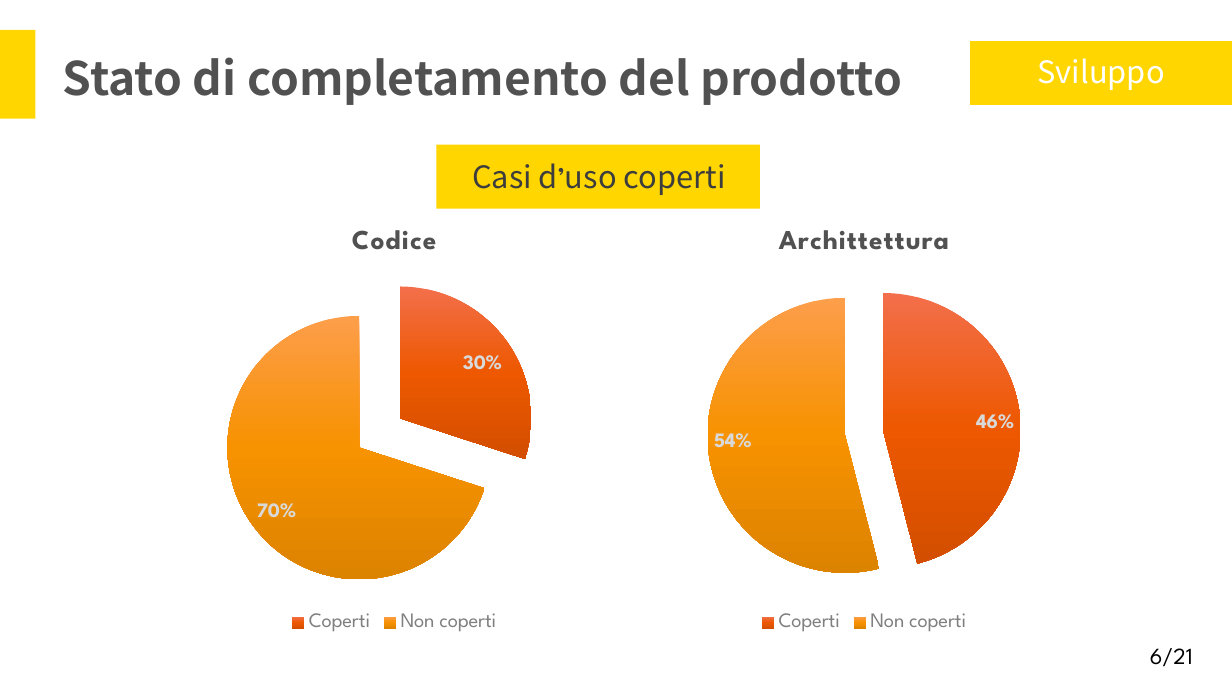
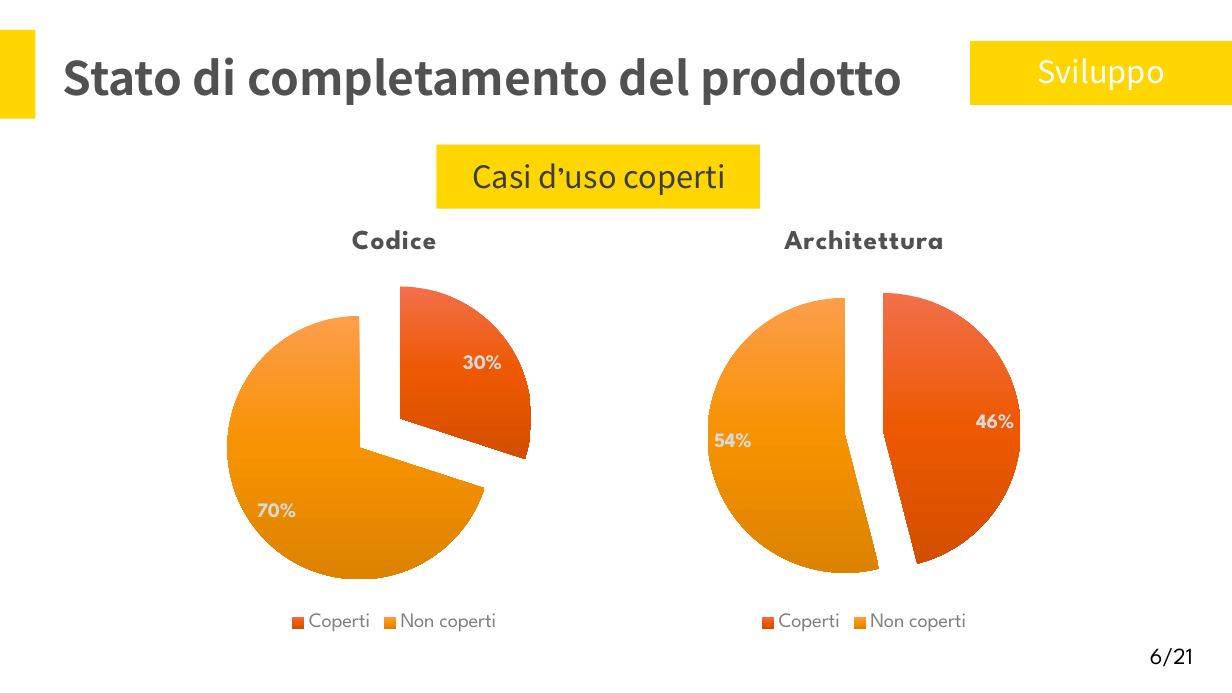
Before and after one commit to Italiaracerx/progettoSWE, a slide deck: slide 6 of Presentazioni/Presentazioni PQ/Presentazione RQ.pptx. Drawn at 1232x693 pixels with LibreOffice and Linux fonts; fonts in the diff are those of the drawing. Boxes give left, top, right and bottom in pixels: in the first picture for what was removed or moved away, otherwise in the second. Text is boxed around its words. In the diff, an @@ line names an element or a change of style, - is before the commit and + after.

Commit message:
Add presentazione RA

```diff
--- a/Presentazioni/Presentazioni PQ/Presentazione RQ.pptx
+++ b/Presentazioni/Presentazioni PQ/Presentazione RQ.pptx
@@ pie chart at box(665, 209, 1063, 637) @@
@@ title "Archittettura" to "Architettura " @@
-Archittettura: 46, 54, -, -
+Series 1: 46, 54, -, -
```
Also in this commit, not shown: 1 other file.
